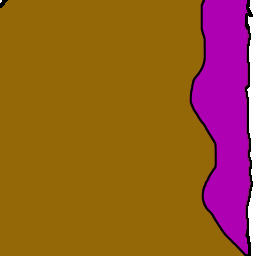
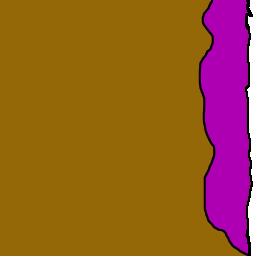
Layered file, before and after one edit (256 × 256). Changes by layer:
showed "close1" over [0, 0, 8, 8]
hid "N3XR Bottom", painted on it over [0, 0, 248, 256]
added layer "N3XR Bottom-New" above "N3XR Top-New" over [0, 0, 248, 256]
